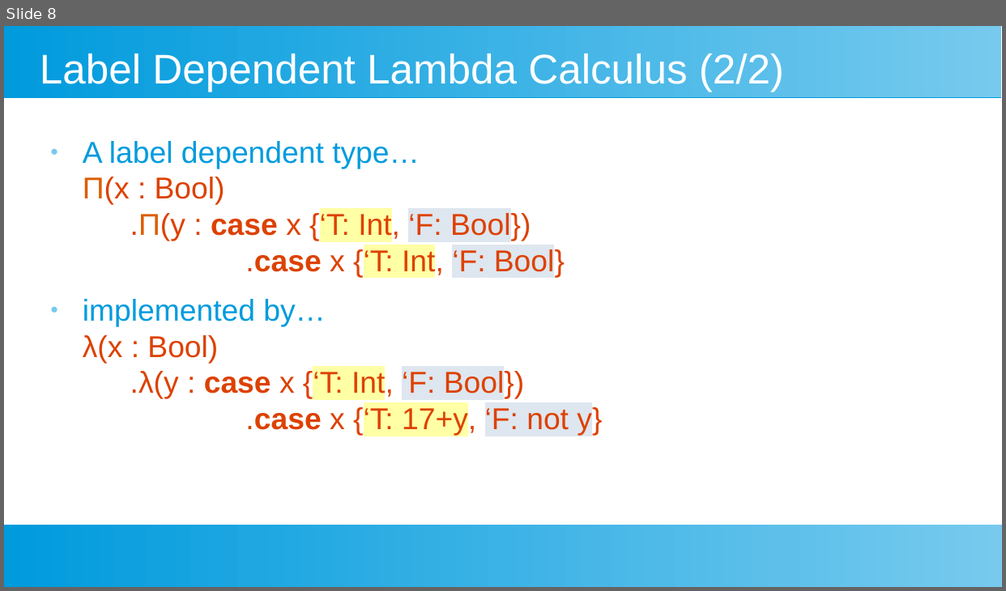
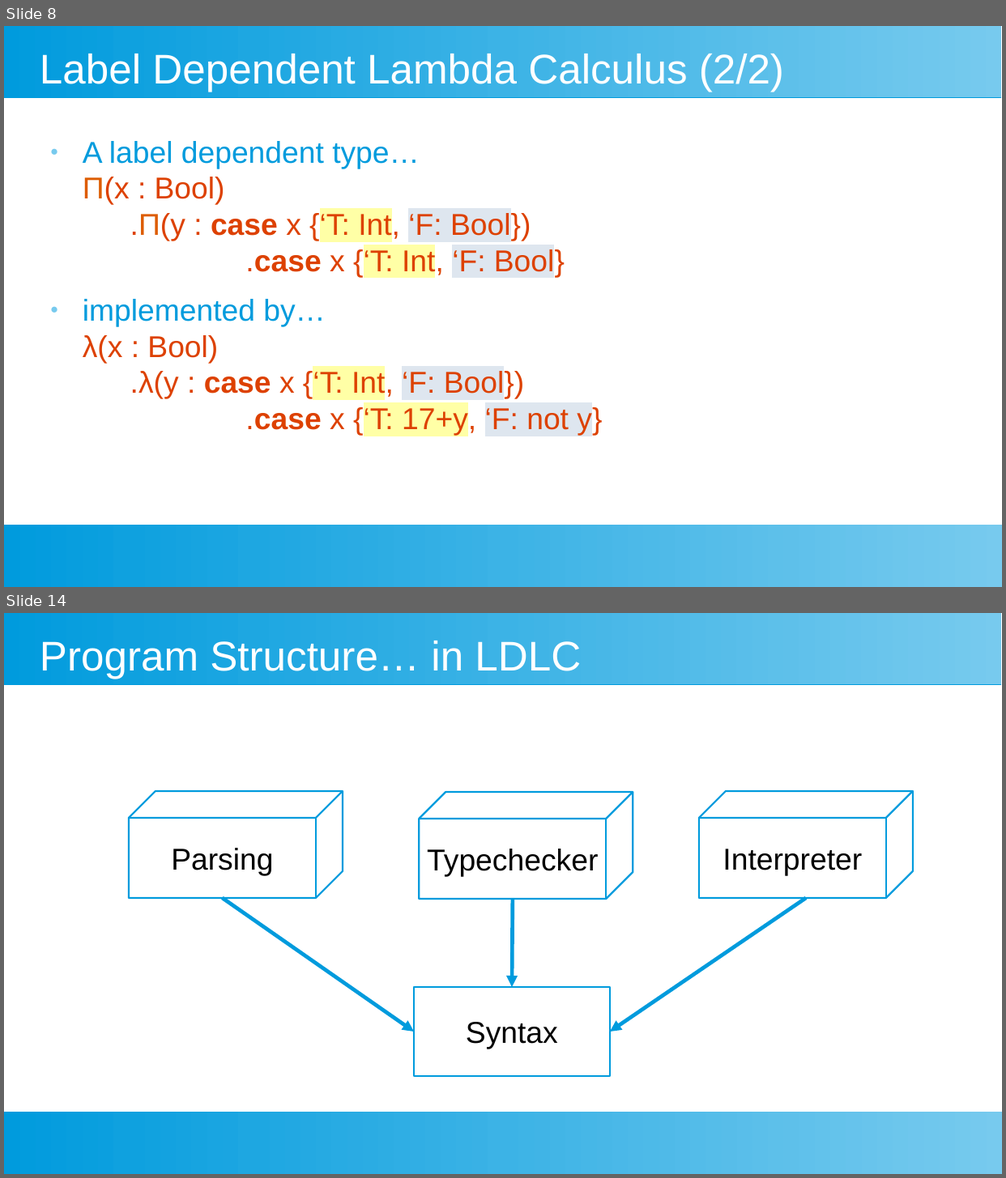
Before and after one commit to leyhline/mastersthesis, a slide deck: presentation.odp. Shown one above the other, each under a label of ours: slide 8 before the commit, slides 8 and 14 after it; the slides between them are not shown. The pictures are 1006x591 and 1006x1178 pixels, drawn with LibreOffice and Linux fonts; fonts in the diff are those of the drawing. Boxes give left, top, right and bottom in pixels: in the first picture for what was removed or moved away, otherwise in the second. Text is boxed around its words. In the diff, an @@ line names an element or a change of style, - is before the commit and + after.

```diff
--- a/presentation.odp
+++ b/presentation.odp
@@ slide 14 added at [4,613,1002,1174], background #FFFFFF; not listed: 2 template elements that a slide beside it also shows @@
@@ title added at [40,641,581,679], 33 pt, text #FFFFFF @@
+Program Structure… in LDLC
@@ cube added at [129,791,343,898], outline #009BDD 1.42 pt, 24 pt, text #000000 @@
+Parsing
@@ cube added at [419,792,633,899], outline #009BDD 1.42 pt, 24 pt, text #000000 @@
+Typechecker
@@ cube added at [700,791,913,898], outline #009BDD 1.42 pt, 24 pt, text #000000 @@
+Interpreter
@@ arrow added from (222, 898) to (414, 1033), #009BDD 3 pt @@
@@ arrow added from (513, 899) to (512, 987), #009BDD 3 pt @@
@@ arrow added from (807, 898) to (610, 1033), #009BDD 3 pt @@
@@ rectangle added at [414,987,611,1076], outline #009BDD 1.42 pt, 24 pt, text #000000 @@
+Syntax
```
Also in this commit, not shown: 1 slide changed, 11 other slides added.
